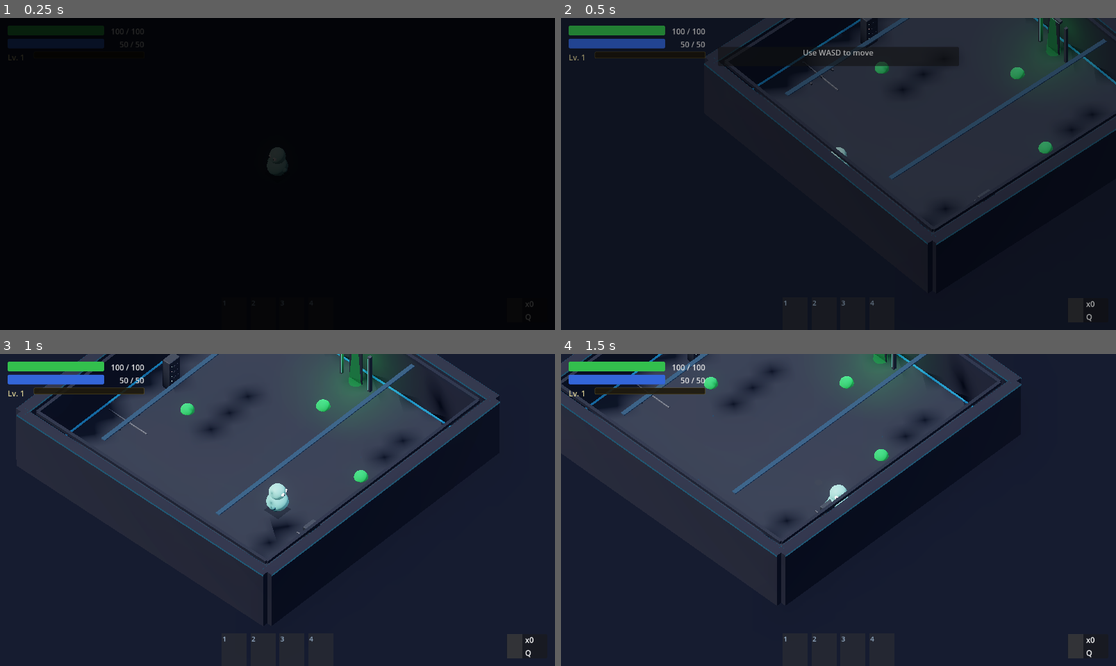
Above: before the commit, frames 1-4 (two rows, left to right).
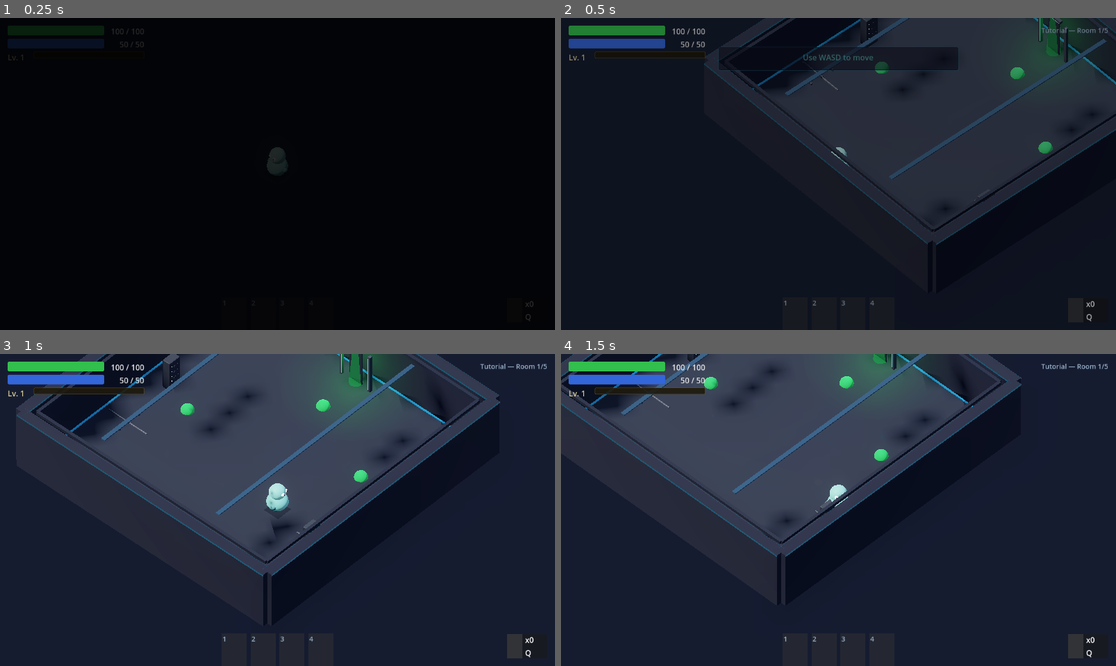
Above: after the commit, the same moments.

Repository: hwashburn1011/enth-iteration
Game: Godot game, scene res://scenes/dungeon/Dungeon.tscn
Two runs of this game, one before a commit and one after it. Both use one fixed random seed, a clock stepped at 60 frames per second and the inputs below. This scene is started directly instead of the project's main scene.
Inputs (mouse positions are in pixels of both pictures, inside the frame that each line leads up to):
- Up to frame 1 (0.25 s): no input
- Up to frame 2 (0.5 s): no input
- Up to frame 3 (1 s): tap Enter at 0.5 s; move the mouse to (399, 494) at 0.52 s; hold D (move_right) from 0.53 s (still down); hold Space (dash) from 0.53 s (still down); click (399, 494) at 0.67 s; tap E (interact) at 0.8 s
- Up to frame 4 (1.5 s): move the mouse to (727, 525) at 1.27 s; release D (move_right) at 1.28 s; release Space (dash) at 1.28 s; hold S (move_back) from 1.28 s (still down); tap E (interact) at 1.35 s

Frame 1 is identical in both runs. In frame 2, 0.4% of the frame differs, in the area x 28-99%, y 3-17%; in frame 3, less than 0.1%; in frame 4, less than 0.1%.

Commit message:
visual+polish: room indicator, styled tutorials, warning fixes
Room progress: HUD now shows "Floor Name — Room X/Y" in top-right
corner during dungeon. Updates on room transitions, clears on
scene change, shows "Floor Complete!" when done.

Tutorial hints: sci-fi styled dark panel with cyan border and accent
text color. Fade-in animation on appear. Matches overall UI theme.

Warning fixes: renamed shadowed 'log' variable in player.gd, prefixed
unused parameters with underscore (_delta, _new_level).

Co-Authored-By: Claude Opus 4.6 (1M context) <noreply@anthropic.com>

Diff:
--- a/scenes/entities/player/player.gd
+++ b/scenes/entities/player/player.gd
@@ -168,8 +168,8 @@
 func _toggle_quest_log() -> void:
 	if GameManager.current_state == GameManager.GameState.INVENTORY:
 		return
-	var log: Node = load("res://scripts/ui/quest_log.gd").new()
-	get_tree().root.add_child(log)
+	var quest_log: Node = load("res://scripts/ui/quest_log.gd").new()
+	get_tree().root.add_child(quest_log)
 
 
 func _toggle_inventory() -> void:
@@ -180,7 +180,7 @@
 	screen.open(self)
 
 
-func _on_leveled_up(new_level: int) -> void:
+func _on_leveled_up(_new_level: int) -> void:
 	var panel: Node = load("res://scripts/ui/stat_allocation_panel.gd").new()
 	get_tree().root.add_child(panel)
 	panel.show_panel(self)
--- a/scripts/autoloads/tutorial_manager.gd
+++ b/scripts/autoloads/tutorial_manager.gd
@@ -20,7 +20,7 @@
 	EventBus.item_collected.connect(_on_item_collected)
 
 
-func _process(delta: float) -> void:
+func _process(_delta: float) -> void:
 	if _tracking_movement:
 		var player: Node = _find_player()
 		if player:
@@ -67,10 +67,19 @@
 	panel.offset_top = 60.0
 	panel.offset_right = 250.0
 	panel.offset_bottom = 100.0
+	# Sci-fi styled panel
+	var panel_style: StyleBoxFlat = StyleBoxFlat.new()
+	panel_style.bg_color = Color(0.05, 0.06, 0.12, 0.85)
+	panel_style.border_color = Color(0.15, 0.4, 0.5, 0.6)
+	panel_style.set_border_width_all(1)
+	panel_style.border_width_bottom = 2
+	panel_style.set_corner_radius_all(4)
+	panel_style.set_content_margin_all(10)
+	panel.add_theme_stylebox_override(&"panel", panel_style)
 
 	var label: RichTextLabel = RichTextLabel.new()
 	label.bbcode_enabled = true
-	label.text = "[center]%s[/center]" % text
+	label.text = "[center][color=#60C8C0]%s[/color][/center]" % text
 	label.fit_content = true
 	label.custom_minimum_size = Vector2(480, 30)
 	panel.add_child(label)
@@ -78,6 +87,11 @@
 
 	_canvas.add_child(wrapper)
 	_active_hint = wrapper
+
+	# Fade in animation
+	wrapper.modulate.a = 0.0
+	var tween: Tween = wrapper.create_tween()
+	tween.tween_property(wrapper, "modulate:a", 1.0, 0.3)
 
 	if auto_dismiss_time > 0.0:
 		await get_tree().create_timer(auto_dismiss_time).timeout
--- a/scripts/systems/floor_manager.gd
+++ b/scripts/systems/floor_manager.gd
@@ -69,6 +69,9 @@
 
 	current_room_index = index
 
+	# Update HUD room indicator
+	_update_room_indicator()
+
 	# Fade in
 	await _fade(1.0, 0.0, FADE_DURATION)
 
@@ -81,6 +84,17 @@
 		# Floor complete
 		floor_completed.emit(floor_data.floor_number)
 		EventBus.portal_reached.emit(StringName("floor_%d_complete" % floor_data.floor_number))
+
+
+func _update_room_indicator() -> void:
+	if floor_data == null:
+		return
+	# Find HUD in scene tree and update room indicator
+	for node: Node in get_tree().current_scene.get_children():
+		if node.has_method(&"update_room_indicator"):
+			var floor_name: String = floor_data.floor_name if floor_data.get(&"floor_name") else "Floor %d" % floor_data.floor_number
+			node.update_room_indicator(current_room_index, floor_data.room_sequence.size(), floor_name)
+			return
 
 
 func _find_player() -> CharacterBody3D:
--- a/scripts/ui/hud.gd
+++ b/scripts/ui/hud.gd
@@ -19,6 +19,7 @@
 var _health_tween: Tween = null
 var _compute_tween: Tween = null
 var _ability_slot_uis: Array[AbilitySlotUI] = []
+var _room_label: Label = null
 
 
 func _ready() -> void:
@@ -28,6 +29,7 @@
 	_connect_player.call_deferred()
 	EventBus.dialogue_started.connect(_on_dialogue_started)
 	EventBus.dialogue_ended.connect(_on_dialogue_ended)
+	_create_room_indicator()
 
 
 func _apply_sci_fi_theme() -> void:
@@ -113,6 +115,38 @@
 	_update_xp_display(player.level_component)
 
 
+func _create_room_indicator() -> void:
+	_room_label = Label.new()
+	_room_label.text = ""
+	_room_label.set_anchors_preset(Control.PRESET_TOP_RIGHT)
+	_room_label.offset_left = -180.0
+	_room_label.offset_top = 16.0
+	_room_label.offset_right = -16.0
+	_room_label.offset_bottom = 40.0
+	_room_label.horizontal_alignment = HORIZONTAL_ALIGNMENT_RIGHT
+	_room_label.add_theme_color_override(&"font_color", Color(0.6, 0.7, 0.8))
+	_room_label.add_theme_font_size_override(&"font_size", 14)
+	_container.add_child(_room_label)
+	# Connect to floor manager signals
+	EventBus.floor_completed.connect(_on_floor_completed_hud)
+	EventBus.scene_changed.connect(_on_scene_changed_hud)
+
+
+func update_room_indicator(room_index: int, total_rooms: int, floor_name: String) -> void:
+	if _room_label:
+		_room_label.text = "%s — Room %d/%d" % [floor_name, room_index + 1, total_rooms]
+
+
+func _on_floor_completed_hud(_floor_num: int) -> void:
+	if _room_label:
+		_room_label.text = "Floor Complete!"
+
+
+func _on_scene_changed_hud(_path: String) -> void:
+	if _room_label:
+		_room_label.text = ""
+
+
 func _on_health_changed(current: float, max_val: float) -> void:
 	health_bar.max_value = max_val
 	if _health_tween and _health_tween.is_running():
